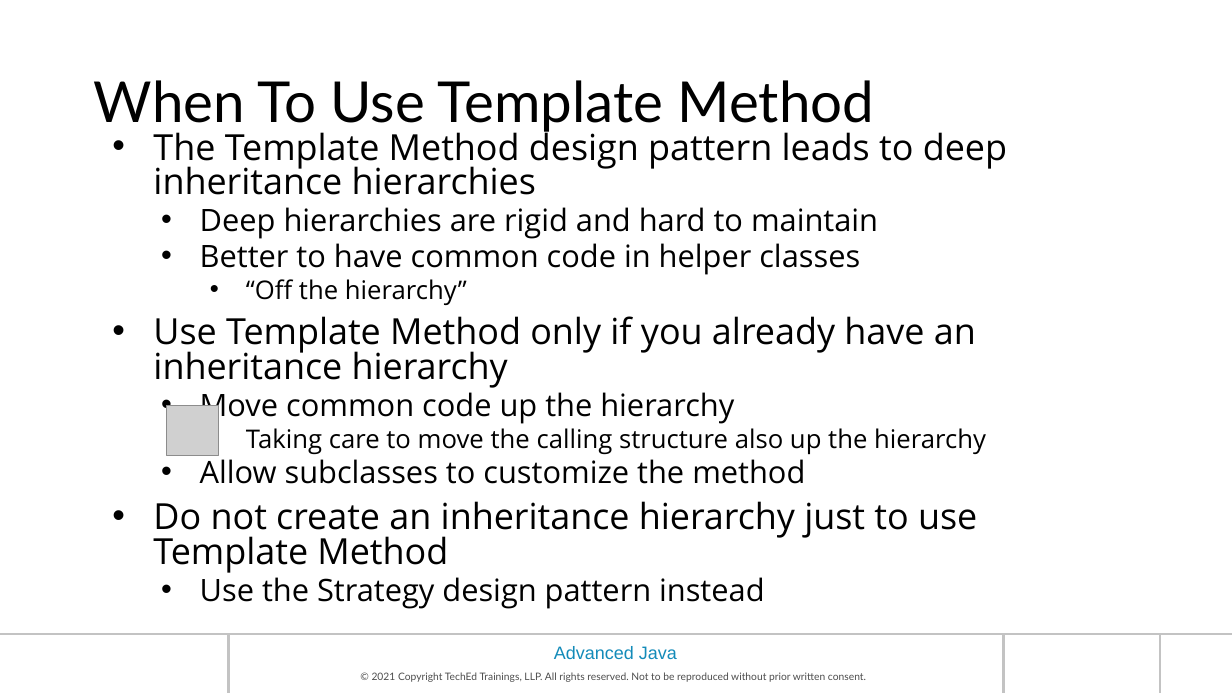
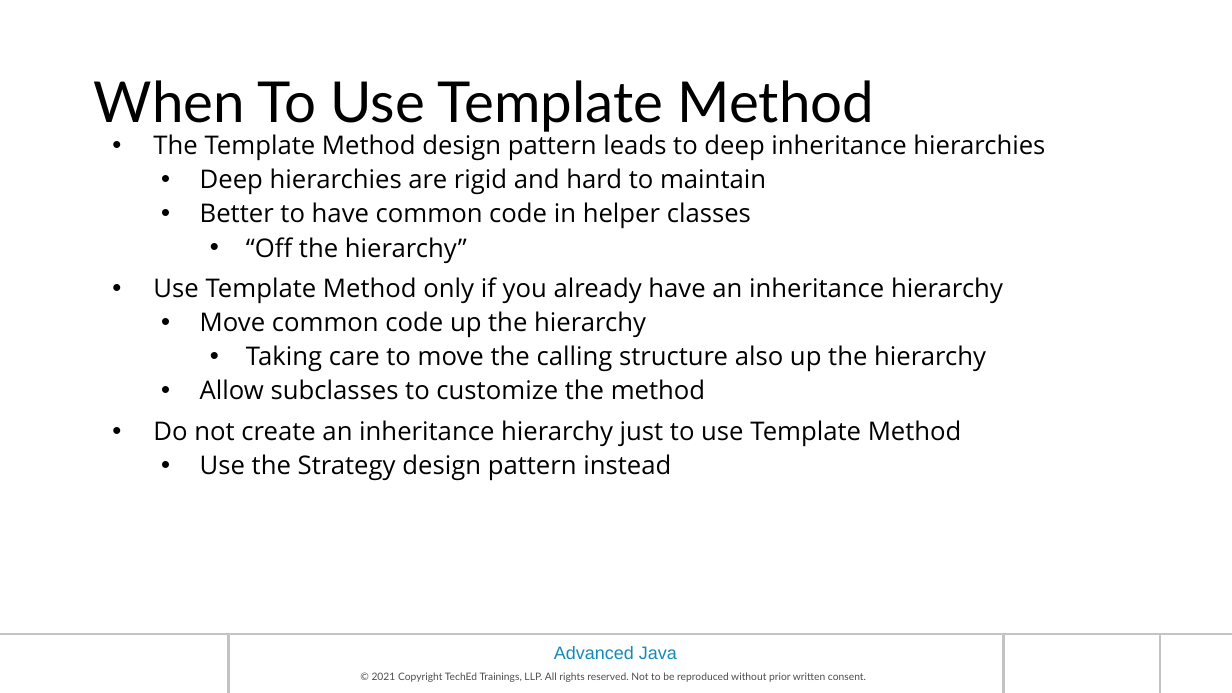
Before and after one commit to prabhat1510/maveric2122, a slide deck: slide 41 of HAN_AdvancedJava_Ch06-Design Patterns.pptx. Drawn at 1232x693 pixels with LibreOffice and Linux fonts; fonts in the diff are those of the drawing; grey boxes stand for pictures; background and template pictures are left out. Boxes give left, top, right and bottom in pixels: in the first picture for what was removed or moved away, otherwise in the second. Text is boxed around its words. In the diff, an @@ line names an element or a change of style, - is before the commit and + after.

```diff
--- a/HAN_AdvancedJava_Ch06-Design Patterns.pptx
+++ b/HAN_AdvancedJava_Ch06-Design Patterns.pptx
@@ text "The Template Method design pattern ..." at [153, 130, 1045, 481]: size 28 to 20 pt in "The Template Method design pattern leads to ...", "Use Template Method only if you already ...", "Do not create an inheritance hierarchy just ..."; size 24 to 20 pt in "Deep hierarchies are rigid and hard to ...", "Better to have common code in helper ...", "Move common code up the hierarchy", "Allow subclasses to customize the method" and 1 more places; line spacing 0.8 to 0.9 @@
@@ picture removed at [166, 406, 218, 457] @@
```
Also in this commit, not shown: 21 other slides changed.
